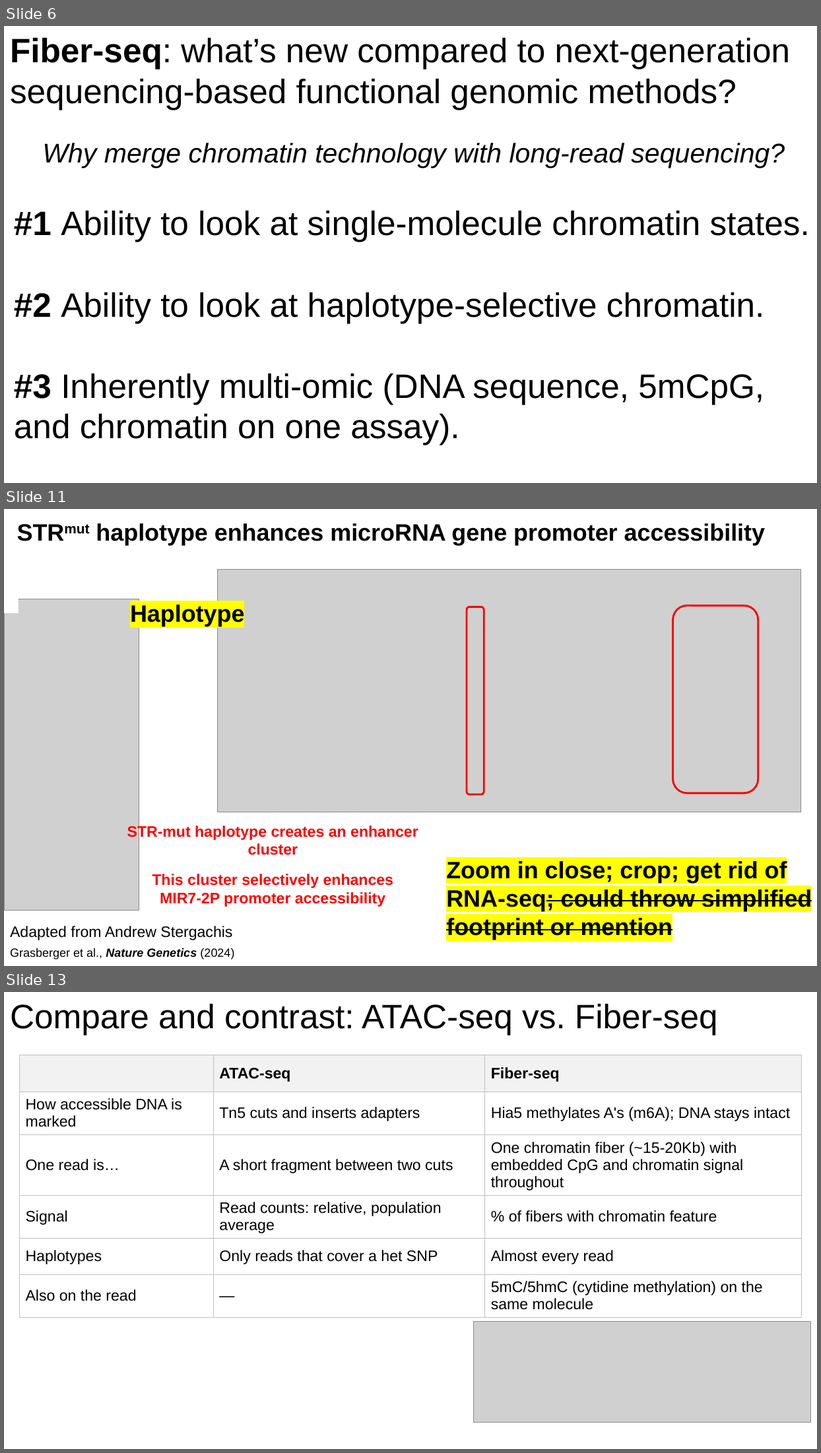
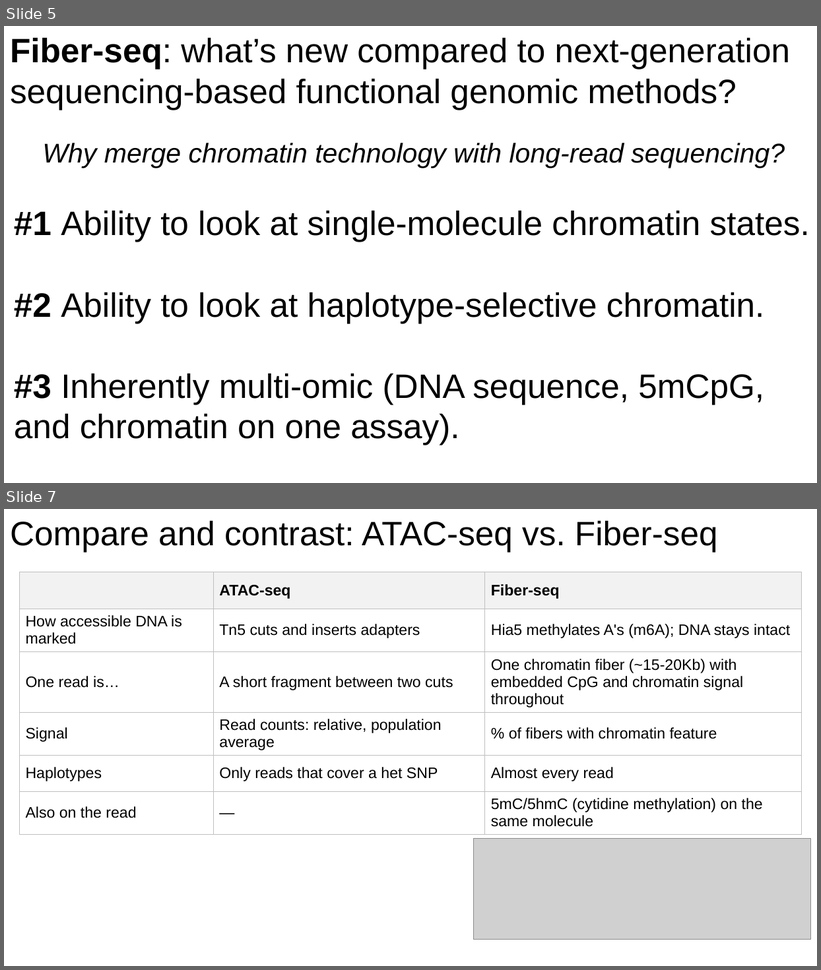
Before and after one commit to christylaflamme/fiber-seq-workshop, a slide deck: slides/LaFlamme_fiber-seq_CSHL_workshop_slide_deck.pptx. Shown one above the other, each under a label of ours: slides 6, 11 and 13 before the commit, slides 5 and 7 after it; the slides between them are not shown. The pictures are 821x1453 and 821x970 pixels, drawn with LibreOffice and Linux fonts; fonts in the diff are those of the drawing; grey boxes stand for pictures. Boxes give left, top, right and bottom in pixels: in the first picture for what was removed or moved away, otherwise in the second. Text is boxed around its words. In the diff, an @@ line names an element or a change of style, - is before the commit and + after.

```diff
--- a/slides/LaFlamme_fiber-seq_CSHL_workshop_slide_deck.pptx
+++ b/slides/LaFlamme_fiber-seq_CSHL_workshop_slide_deck.pptx
@@ slide 11 removed at bbox=[4, 509, 817, 966], background #FFFFFF @@
@@ text removed at bbox=[96, 524, 765, 545] @@
-STRmut haplotype enhances microRNA gene promoter accessibility
@@ picture removed at bbox=[217, 569, 801, 812] @@
@@ picture removed at bbox=[4, 599, 139, 910] @@
@@ rectangle removed at bbox=[4, 599, 18, 613] @@
@@ text removed at bbox=[130, 605, 244, 626] @@
-Haplotype
@@ rounded rectangle removed at bbox=[467, 607, 484, 795] @@
@@ rounded rectangle removed at bbox=[673, 605, 758, 793] @@
@@ text removed at bbox=[127, 824, 418, 855] @@
-STR-mut haplotype creates an enhancer cluster
@@ text removed at bbox=[446, 860, 812, 940] @@
-Zoom in close; crop; get rid of RNA-seq; could throw simplified footprint or mention
@@ text removed at bbox=[152, 874, 393, 907] @@
-This cluster selectively enhances MIR7-2P promoter accessibility
@@ text removed at bbox=[10, 926, 232, 941] @@
-Adapted from Andrew Stergachis
@@ text removed at bbox=[10, 949, 234, 960] @@
-Grasberger et al., Nature Genetics (2024)
@@ what was slide 6 is now slide 5 @@
@@ what was slide 13 is now slide 7 @@
```
Also in this commit, not shown: 4 slides changed, 6 other slides removed, 1 other file.
